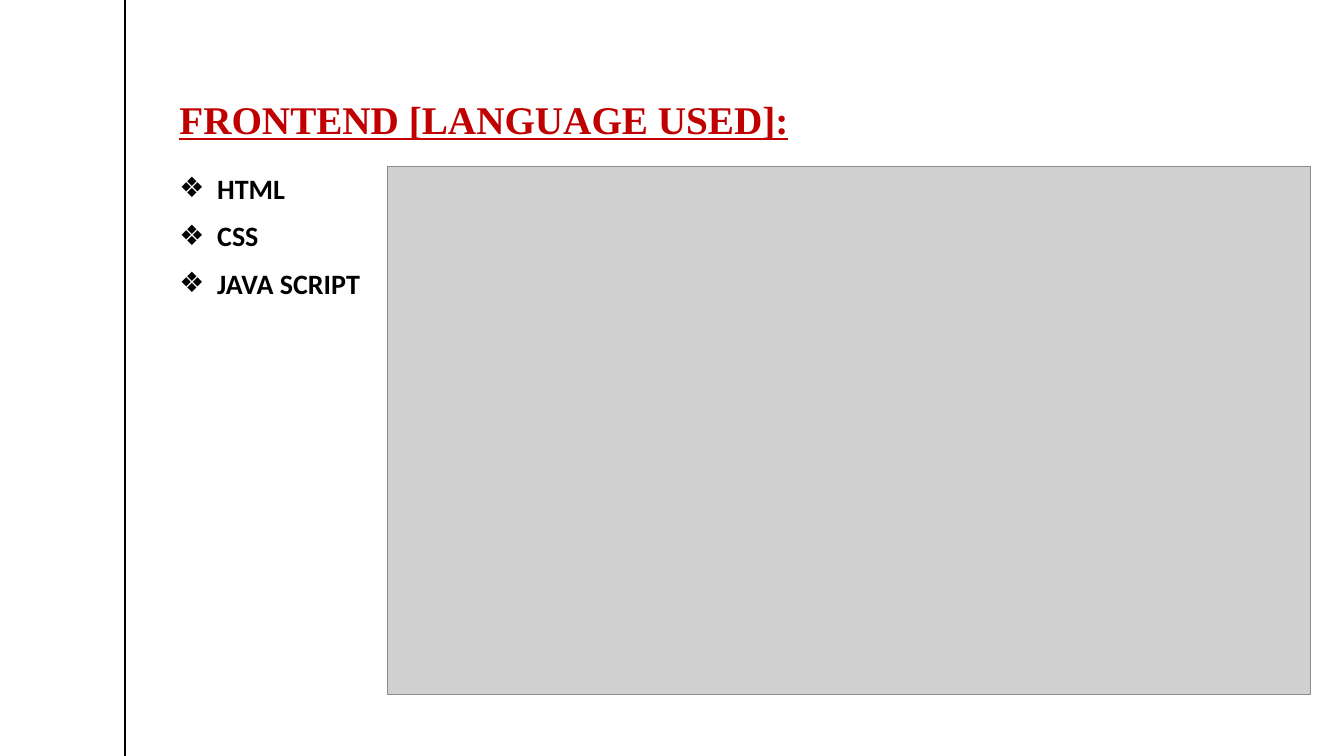
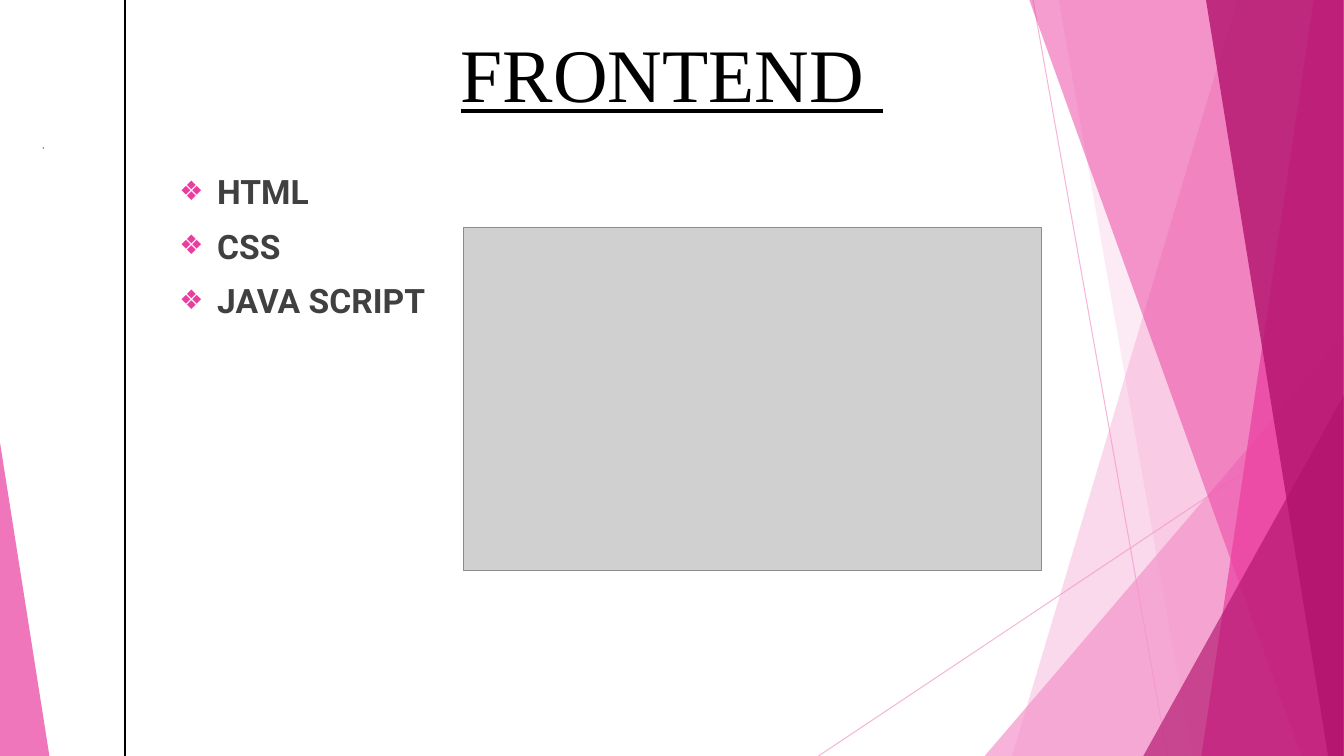
Before and after one commit to umangsaxena96/LibraryManangementSystem, a slide deck: slide 9 of DOCUMENTS/Library management system1.pptx (slide 11 before the commit). Drawn at 1344x756 pixels with LibreOffice and Linux fonts; fonts in the diff are those of the drawing; grey boxes stand for pictures. Boxes give left, top, right and bottom in pixels: in the first picture for what was removed or moved away, otherwise in the second. Text is boxed around its words. In the diff, an @@ line names an element or a change of style, - is before the commit and + after.

```diff
--- a/DOCUMENTS/Library management system1.pptx
+++ b/DOCUMENTS/Library management system1.pptx
@@ text added at box(461, 52, 864, 113), 54 pt, text #000000, underline @@
+FRONTEND
@@ title removed at box(179, 106, 789, 140) @@
-FRONTEND [LANGUAGE USED]:
@@ text "HTML" at box(217, 180, 425, 314): size 20 to 24 pt, font Calibri to Roboto, text colour #000000 to #404040 @@
@@ picture: place and size @@
-picture at box(387, 166, 1311, 695)
+picture at box(464, 228, 1042, 571)
@@ group added at box(0, 0, 1344, 756): 5 freeform shapes, 3 triangles, 2 lines @@
```
Also in this commit, not shown: 11 other slides changed, 1 slide added, 15 slides removed, 14 other files.
